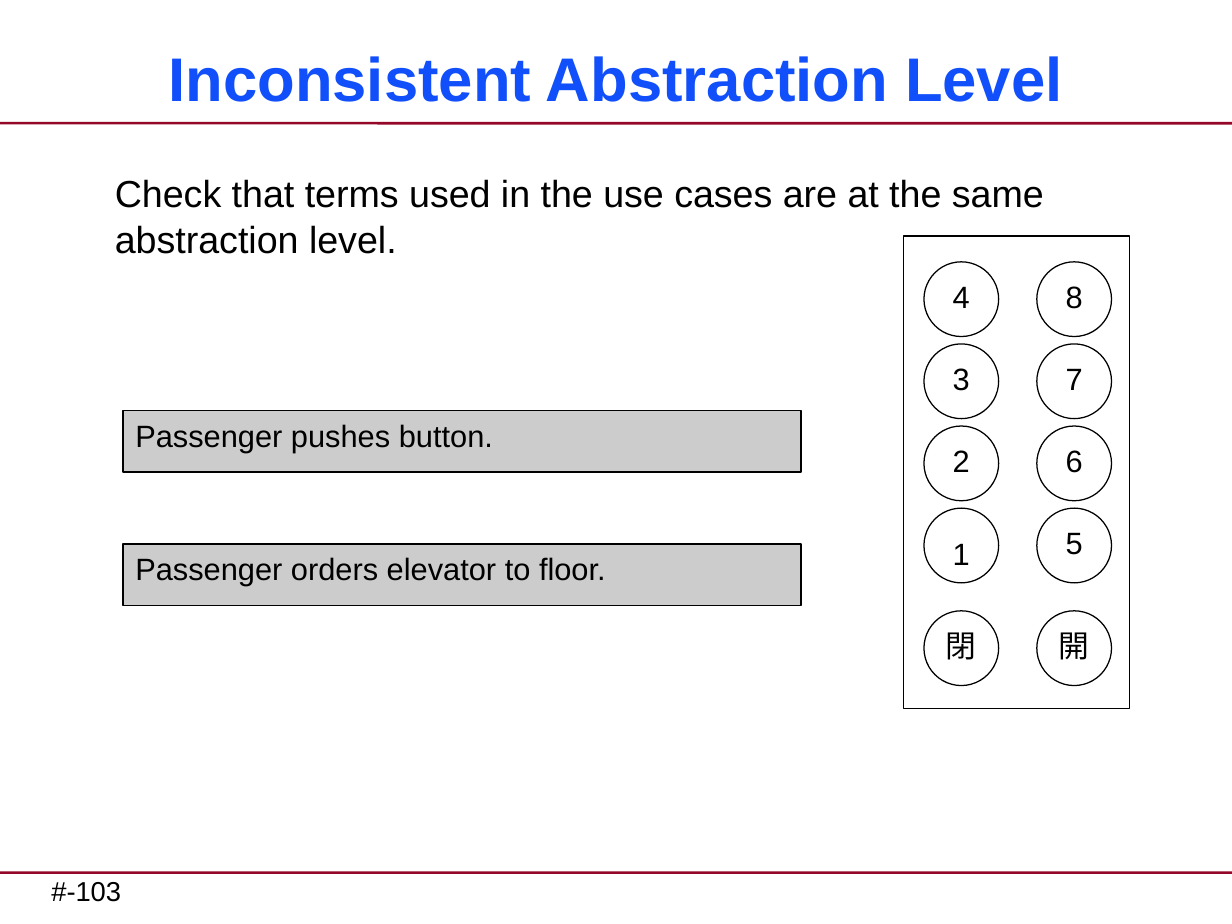
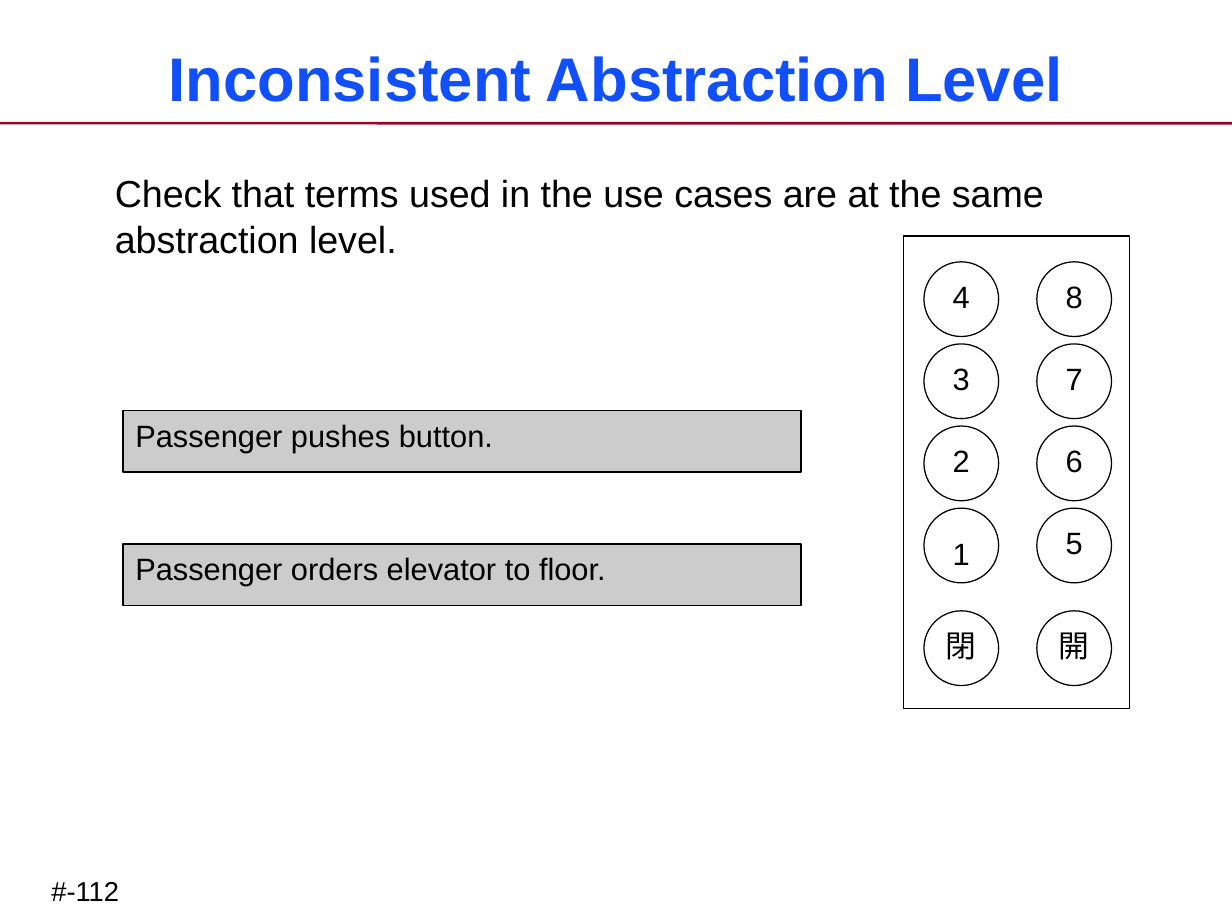
Before and after one commit to xtuml/training, a slide deck: slide 108 of courses/xtUML-Modeling/Requirements-Clarification/RequirementsClarification-CourseSlides.pptx (slide 103 before the commit). Drawn at 1232x924 pixels with LibreOffice and Linux fonts; fonts in the diff are those of the drawing; background and template pictures are left out. Boxes give left, top, right and bottom in pixels: in the first picture for what was removed or moved away, otherwise in the second. Text is boxed around its words. In the diff, an @@ line names an element or a change of style, - is before the commit and + after.

```diff
--- a/courses/xtUML-Modeling/Requirements-Clarification/RequirementsClarification-CourseSlides.pptx
+++ b/courses/xtUML-Modeling/Requirements-Clarification/RequirementsClarification-CourseSlides.pptx
@@ line removed from (0, 872) to (1232, 872) @@
@@ page number at (x1=51, y1=882, x2=119, y2=901): text changed @@
-#-103
+#-112
```
Also in this commit, not shown: 149 other slides changed, 8 slides added, 20 other files.
